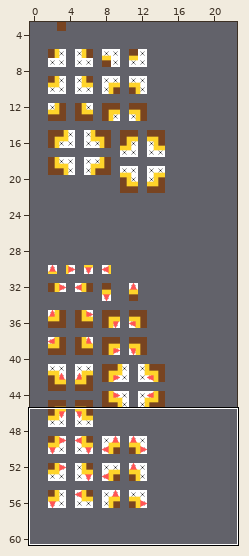
A Tiled map gets an edit: assets_src/rules.tmx. The first picture is a wide view before the edit; the outline marks the close-up.
Close-up. The starting point:
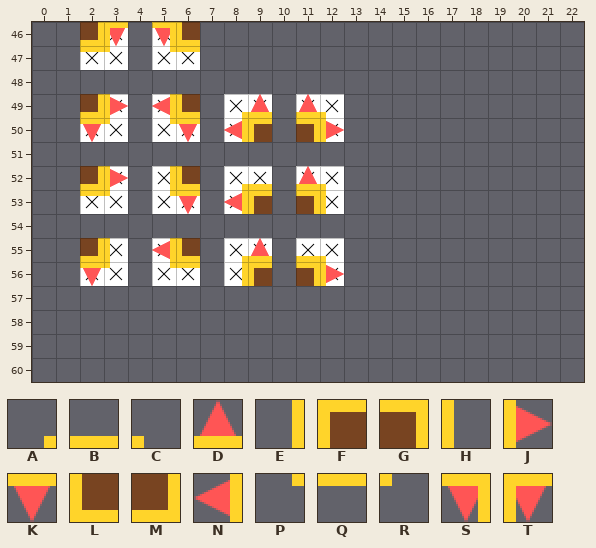
Cells are 24x24 px. Shown: x 0..22, y 46..60.
Key: from "test": A 4, B 5, C 8, D 9, E 20, F 21, G 23, H 24, J 25, K 41, L 53, M 55, N 57, P 68, Q 69, R 72, S 86, T 102.
_ is an empty cell, # one hidden under a higher layer.
Layers that did not change in this view are not listed.
Layer "input_level" before, first column x 0:
46 __#K_K#________________
47 _______________________
48 _______________________
49 __#J_N#__D_D___________
50 __K___K_N#_#J__________
51 _______________________
52 __#J__#____D___________
53 ______K_N#_#___________
54 _______________________
55 __#__N#__D_____________
56 __K______#_#J__________
57 _______________________
58 _______________________
59 _______________________
60 _______________________
Layer "output_walls" before, first column x 0:
46 __MT_SL________________
47 __QR_PQ________________
48 _______________________
49 __MJ_NL_AD_DC__________
50 __KR_PK_NF_GJ__________
51 _______________________
52 __MJ_EL_AB_DC__________
53 __QR_PK_NF_GH__________
54 _______________________
55 __MH_NL_AD_BC__________
56 __KR_PQ_EF_GJ__________
57 _______________________
58 _______________________
59 _______________________
60 _______________________
Once edited:
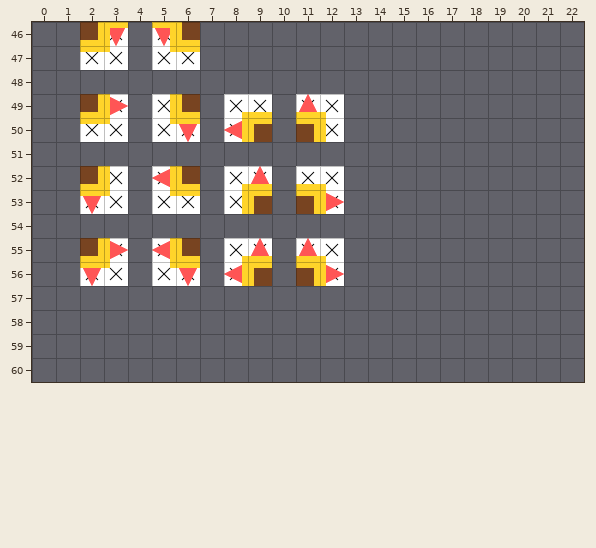
Changes in this commit:
Changed rows in their new state; . is an unchanged cell.
Layer "input_level":
first column x 2:
49 ..._..._...
50 _........._
52 ._.N...D._.
53 K..._._...J
55 .J.......D.
56 ....K.N....
Layer "output_walls":
first column x 2:
49 ...E...B...
50 Q.........H
52 .H.N...D.B.
53 K...Q.E...J
55 .J.......D.
56 ....K.N....
